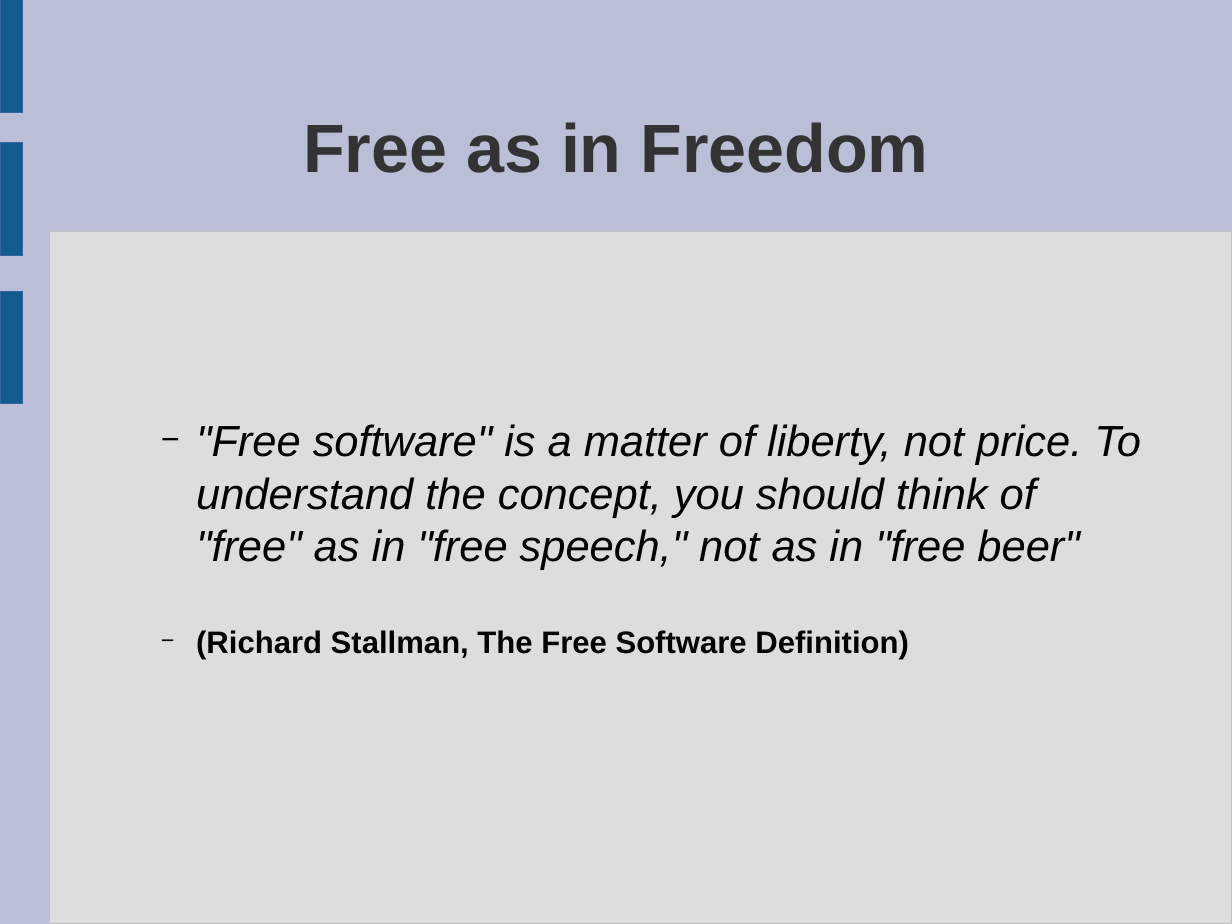
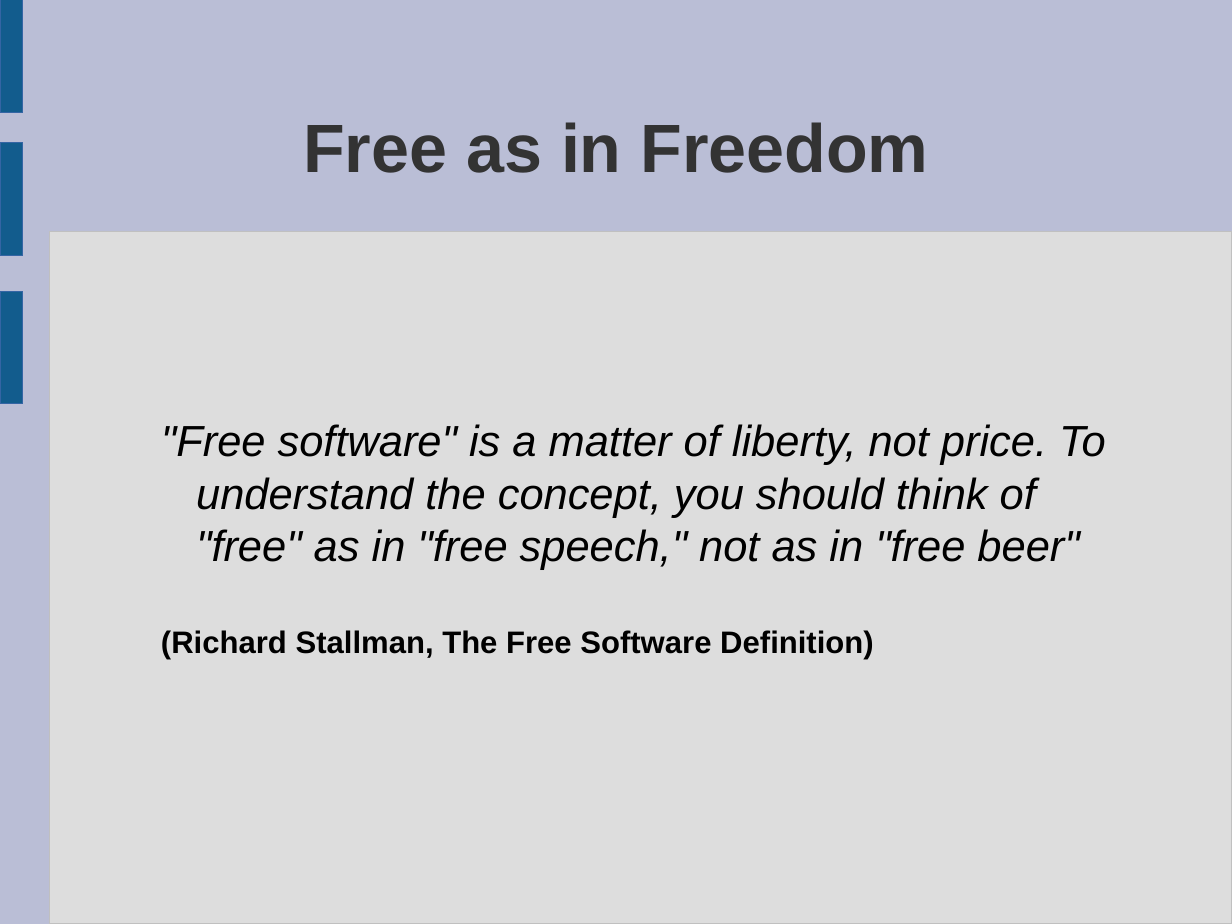
Before and after one commit to laurencesmart/comp8440, a slide deck: slide 4 of lectures/introduction_to_foss.odp. Drawn at 1232x924 pixels with LibreOffice and Linux fonts; fonts in the diff are those of the drawing. Boxes give left, top, right and bottom in pixels: in the first picture for what was removed or moved away, otherwise in the second. Text is boxed around its words. In the diff, an @@ line names an element or a change of style, - is before the commit and + after.

```diff
--- a/lectures/introduction_to_foss.odp
+++ b/lectures/introduction_to_foss.odp
@@ text ""Free software" is a matter ..." at box(161, 424, 1106, 659): bullet − to none; list level 2 to 1 in ""Free software" is a matter ..."; list level 2 to 1 in "(Richard Stallman, The Free Software ..." @@
```
Also in this commit, not shown: 3 other slides changed, 9 other files.
